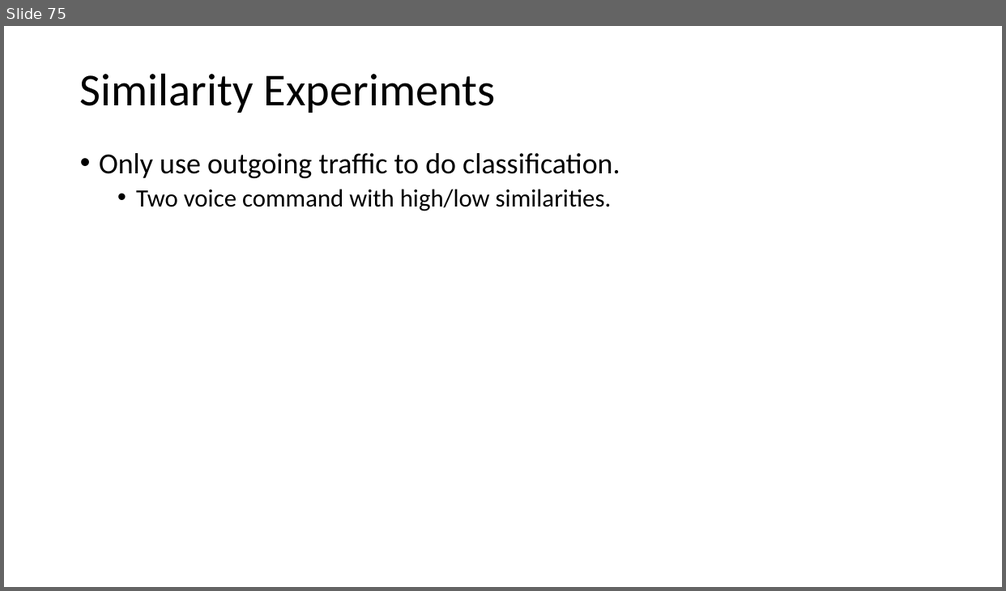
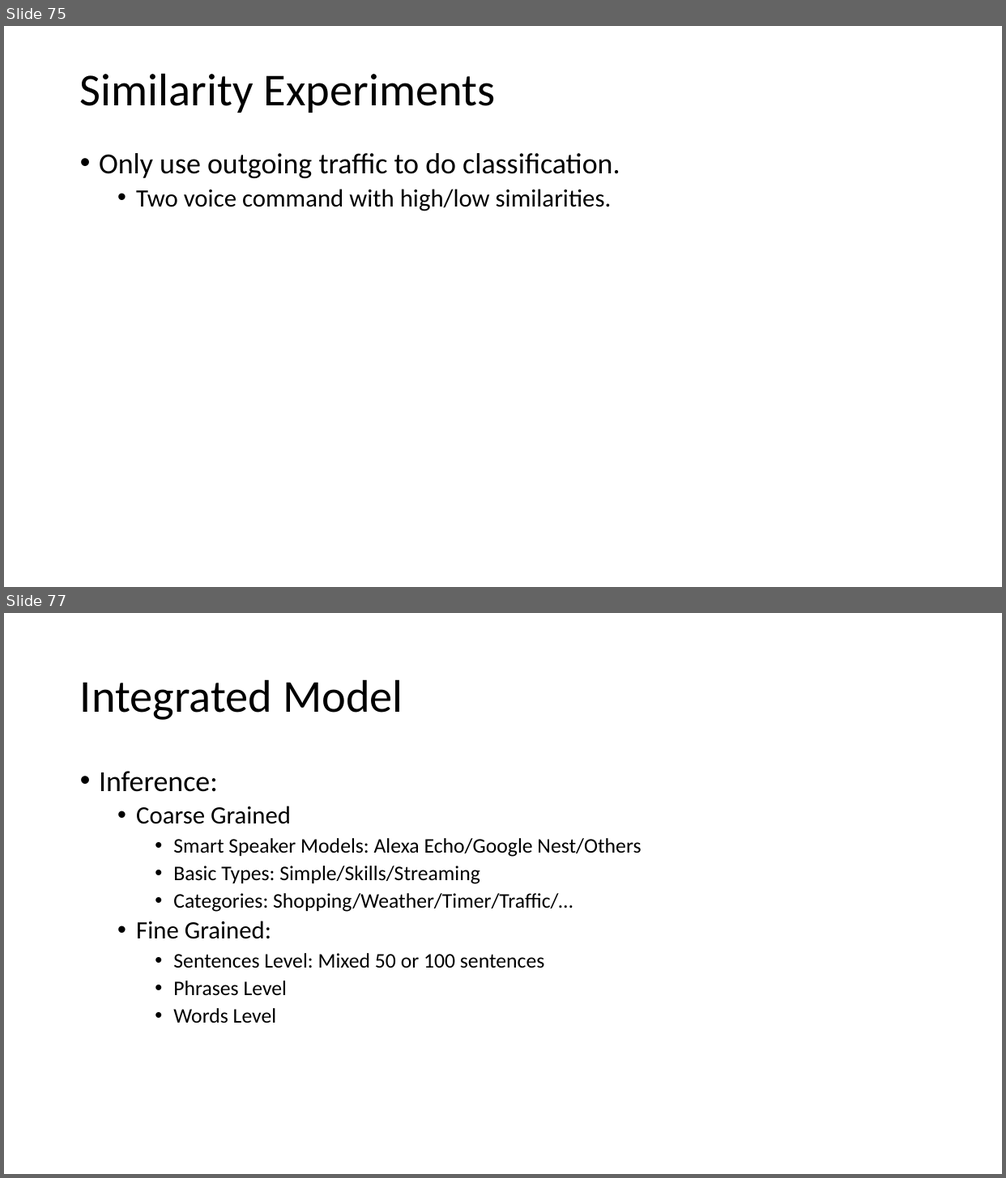
Before and after one commit to GXG-CS/voice_attack, a slide deck: note/Presentation1.pptx. Shown one above the other, each under a label of ours: slide 75 before the commit, slides 75 and 77 after it; the slides between them are not shown. The pictures are 1006x591 and 1006x1178 pixels, drawn with LibreOffice and Linux fonts; fonts in the diff are those of the drawing. Boxes give left, top, right and bottom in pixels: in the first picture for what was removed or moved away, otherwise in the second. Text is boxed around its words. In the diff, an @@ line names an element or a change of style, - is before the commit and + after.

Commit message:
phrase level

```diff
--- a/note/Presentation1.pptx
+++ b/note/Presentation1.pptx
@@ slide 77 added at <box>4,613,1002,1174</box>, background #FFFFFF @@
@@ title added at <box>80,679,403,720</box>, 44 pt, text #000000 @@
+Integrated Model
@@ text added at <box>99,771,641,1024</box>, 20 pt, text #000000 @@
+• Inference:
+  • Coarse Grained
+    • Smart Speaker Models: Alexa Echo/Google Nest/Others
+    • Basic Types: Simple/Skills/Streaming
+    • Categories: Shopping/Weather/Timer/Traffic/…
+  • Fine Grained:
+    • Sentences Level: Mixed 50 or 100 sentences
+    • Phrases Level
+    • Words Level
```
Also in this commit, not shown: 3 other slides added.
